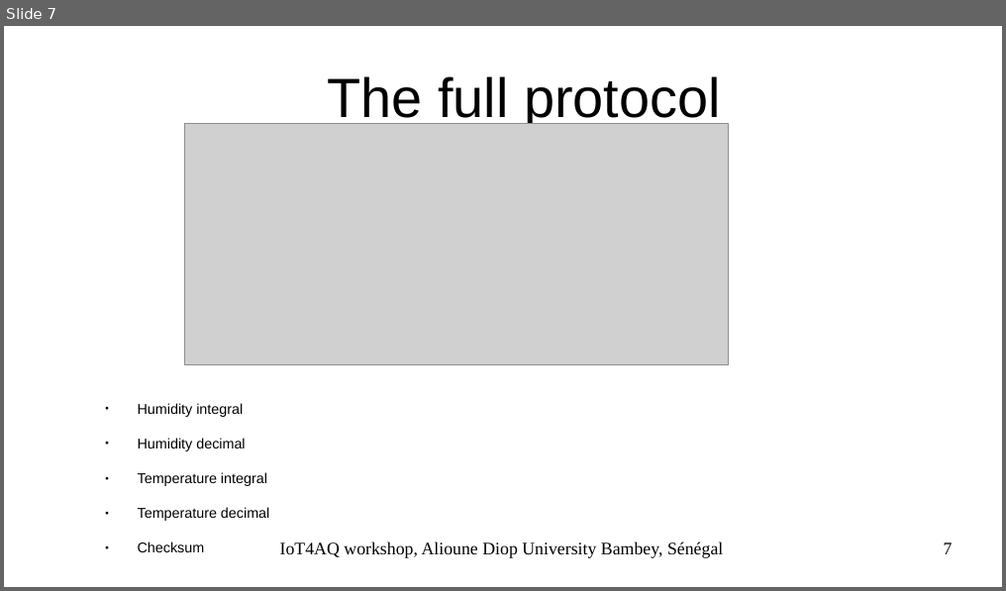
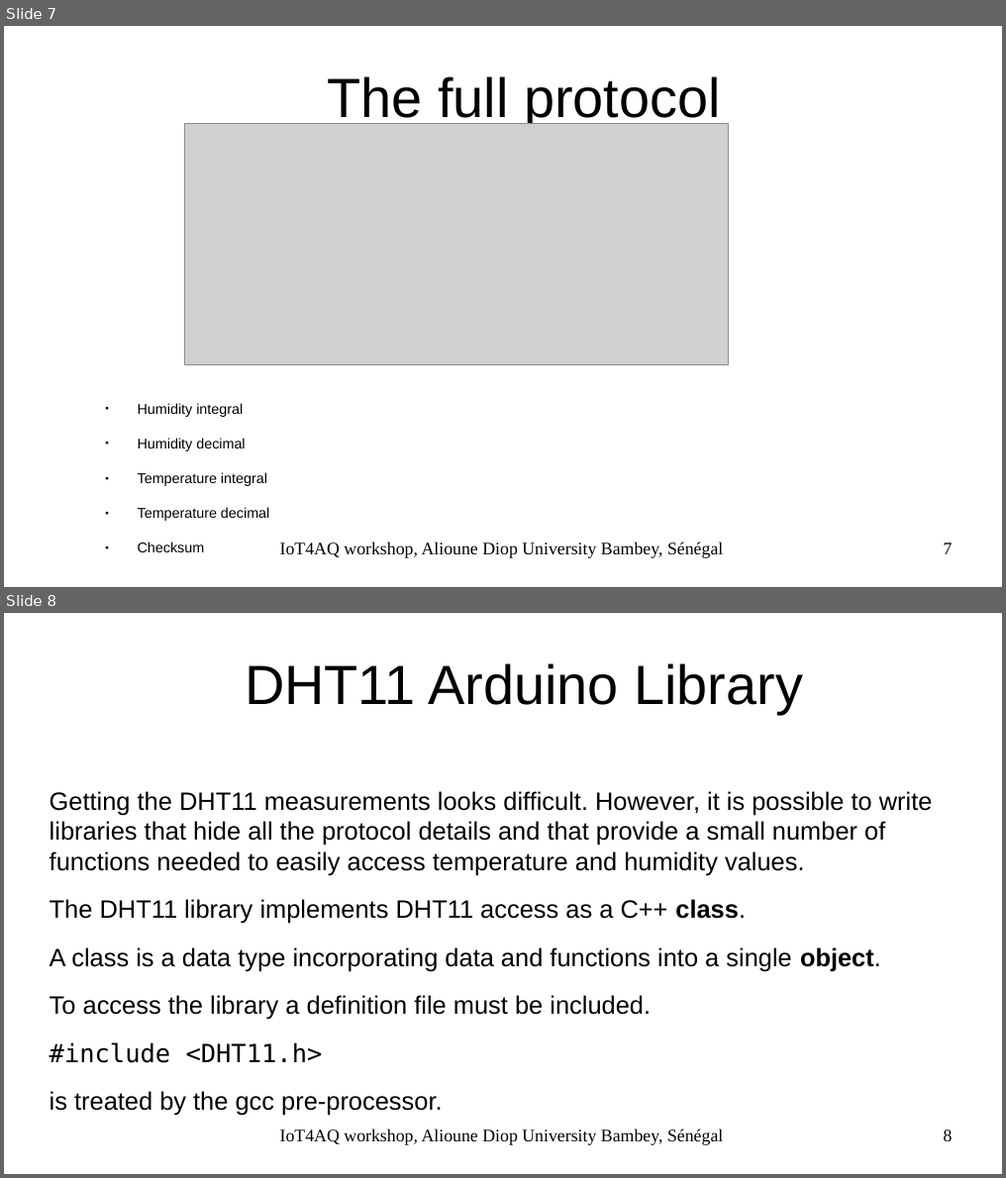
Before and after one commit to uraich/IoT4AQ, a slide deck: workshop/slides/iot4aq_dht11.odp. Shown one above the other, each under a label of ours: slide 7 before the commit, slides 7 and 8 after it. The pictures are 1006x591 and 1006x1178 pixels, drawn with LibreOffice and Linux fonts; fonts in the diff are those of the drawing; grey boxes stand for pictures; background and template pictures are left out. Boxes give left, top, right and bottom in pixels: in the first picture for what was removed or moved away, otherwise in the second. Text is boxed around its words. In the diff, an @@ line names an element or a change of style, - is before the commit and + after.

```diff
--- a/workshop/slides/iot4aq_dht11.odp
+++ b/workshop/slides/iot4aq_dht11.odp
@@ slide 8 added at [4, 613, 1002, 1174], background #FFFFFF @@
@@ title added at [245, 663, 803, 714], 44 pt, text #000000 @@
+DHT11 Arduino Library
@@ text added at [50, 791, 933, 1116], 20 pt, text #000000 @@
+Getting the DHT11 measurements looks difficult. However, it is possible to write libraries that hide all the protocol details and that provide a small number of functions needed to easily access temperature and humidity values.
+The DHT11 library implements DHT11 access as a C++ class.
+A class is a data type incorporating data and functions into a single object.
+To access the library a definition file must be included.
+#include <DHT11.h>
+is treated by the gcc pre-processor.
@@ text added at [280, 1129, 723, 1146], 14 pt, text #000000 @@
+IoT4AQ workshop, Alioune Diop University Bambey, Sénégal
@@ page number added at [944, 1130, 952, 1142], 14 pt, text #000000 @@
+8
```
Also in this commit, not shown: 3 other slides added, 8 other files.
